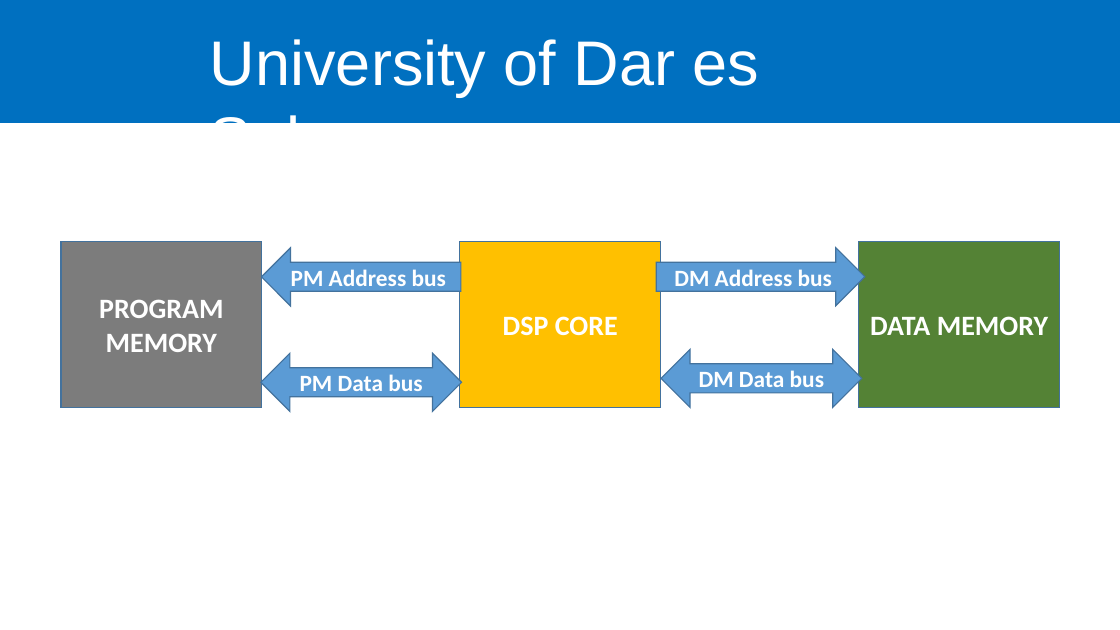
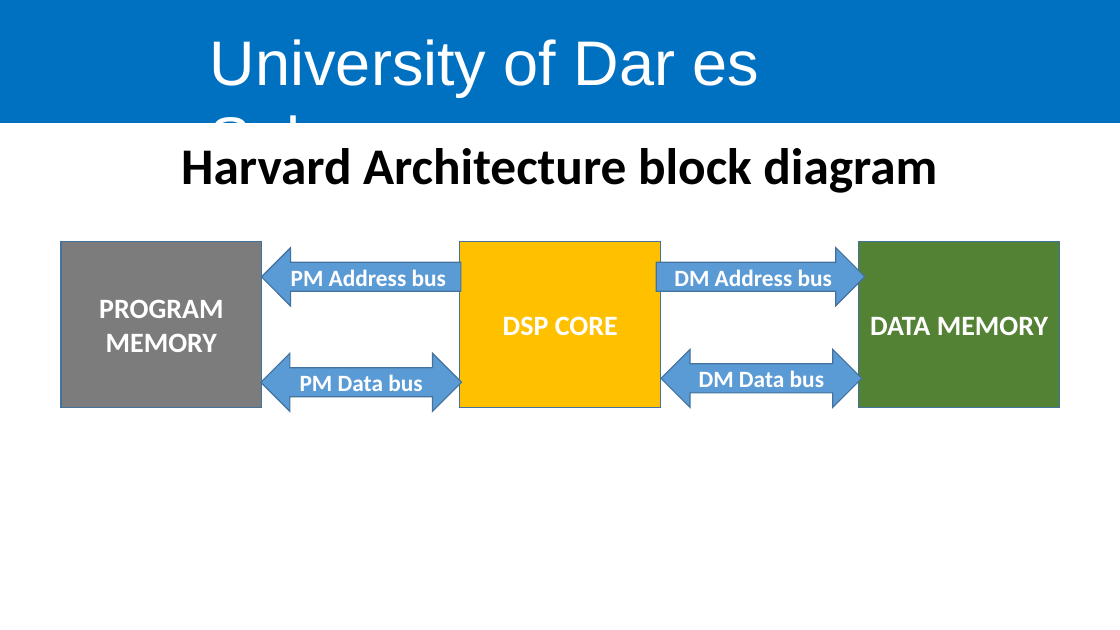
Before and after one commit to kelvkedyson/uissArduino, a slide deck: slide 7 of Lectures/ppts/Lecture 1.pptx. Drawn at 1120x630 pixels with LibreOffice and Linux fonts; fonts in the diff are those of the drawing; background and template pictures are left out. Boxes give left, top, right and bottom in pixels: in the first picture for what was removed or moved away, otherwise in the second. Text is boxed around its words. In the diff, an @@ line names an element or a change of style, - is before the commit and + after.

```diff
--- a/Lectures/ppts/Lecture 1.pptx
+++ b/Lectures/ppts/Lecture 1.pptx
@@ title added at <box>181,148,937,193</box>, 44 pt, text #000000, bold @@
+Harvard Architecture block diagram
```
Also in this commit, not shown: 3 slides added, 3 slides removed, 2 other files.
